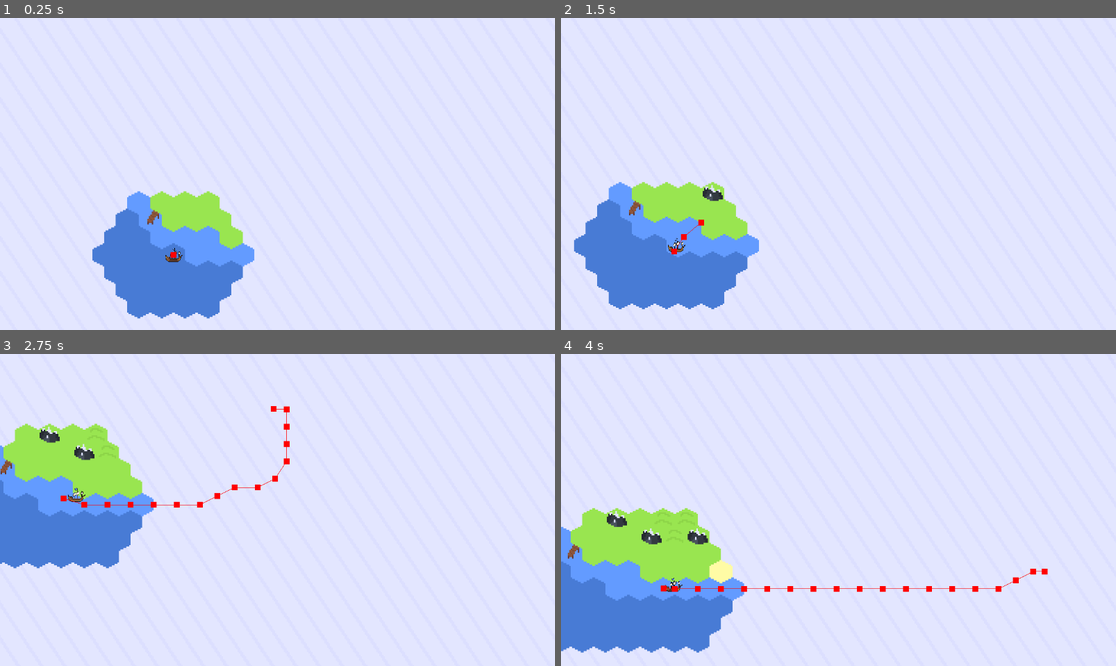
Above: before the commit, frames 1-4 (two rows, left to right).
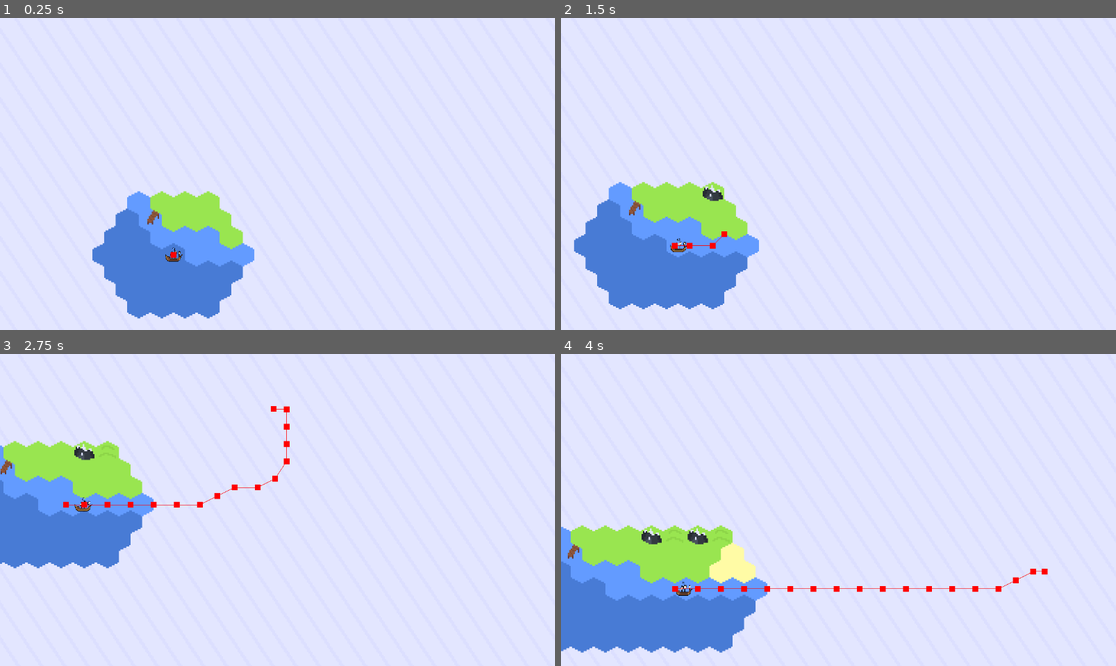
Above: after the commit, the same moments.

Repository: coderspark/voc-ding
Game: Godot game, scene res://Scenes/map_1.tscn
The game is run twice, just before and just after one commit, with the same random seed, the same clock (stepped at 60 frames per second) and the same inputs.
Inputs (mouse positions are in pixels of both pictures, inside the frame that each line leads up to):
- Up to frame 1 (0.25 s): no input
- Up to frame 2 (1.5 s): tap Enter at 0.5 s; move the mouse to (960, 158) at 0.52 s; hold D (right) 0.53-1.28 s; click (960, 158) at 0.6 s; move the mouse to (727, 189) at 1.27 s; hold S (down) from 1.28 s (still down); click (727, 189) at 1.35 s
- Up to frame 3 (2.75 s): move the mouse to (333, 441) at 2.02 s; release S (down) at 2.03 s; hold D (right) from 2.03 s (still down); click (333, 441) at 2.1 s
- Up to frame 4 (4 s): move the mouse to (810, 572) at 2.77 s; release D (right) at 2.78 s; hold W (up) 2.78-3.53 s; click (810, 572) at 2.85 s; move the mouse to (1005, 556) at 3.52 s; hold A (left) from 3.53 s (still down); click (1005, 556) at 3.6 s

The runs differ from the first frame. In frame 1, less than 0.1% of the frame differs, in the area x 29-33%, y 73-79%; in frame 2, 0.2%; in frame 3, 1.1%; in frame 4, 2.9%, in the area x 3-38%, y 49-96%.

Commit message:
no more wave bounce

Diff:
--- a/Scenes/player.gd
+++ b/Scenes/player.gd
@@ -1,15 +1,13 @@
 extends CharacterBody2D
 
 var speed = 100
-var offset = 0
 
 func _ready() -> void:
 	$Navigation.target_position = position
 
 func _process(delta: float) -> void:
-	offset += 0.1
 	var dir = to_local($Navigation.get_next_path_position()).normalized()
-	velocity = dir * 1100 * delta + Vector2(0, cos(offset)) * 25
+	velocity = dir * 1100 * delta
 	if dir.x >= 0:
 		$Sprite.flip_h = true
 	else:
